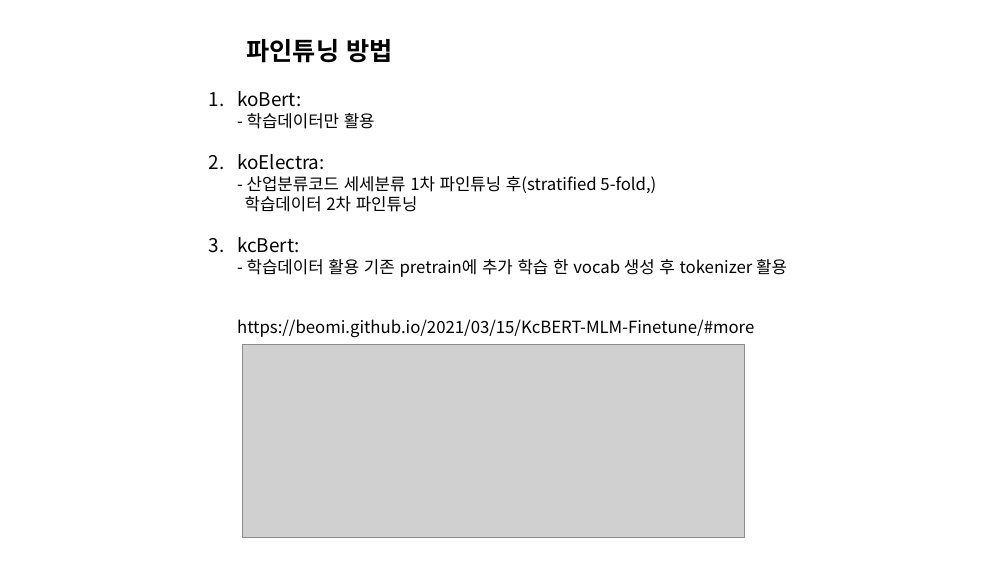
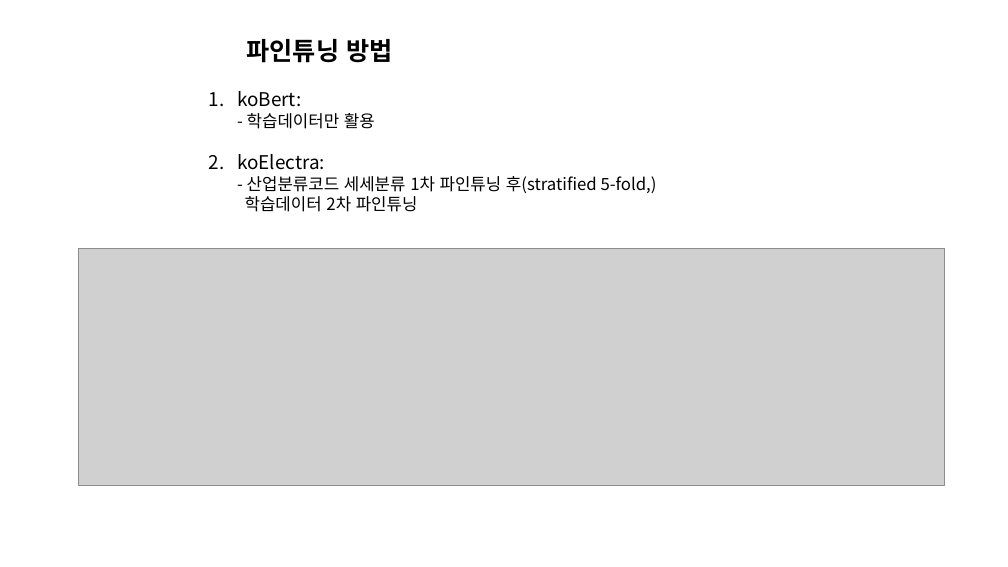
Before and after one commit to hyeonkeemin/CompetitionStudy, a slide deck: slide 2 of SDC/프레젠테이션1.pptx. Drawn at 1008x567 pixels with LibreOffice and Linux fonts; fonts in the diff are those of the drawing; grey boxes stand for pictures. Boxes give left, top, right and bottom in pixels: in the first picture for what was removed or moved away, otherwise in the second. Text is boxed around its words. In the diff, an @@ line names an element or a change of style, - is before the commit and + after.

```diff
--- a/SDC/프레젠테이션1.pptx
+++ b/SDC/프레젠테이션1.pptx
@@ text at (x1=237, y1=237, x2=787, y2=338): paragraph removed @@
-3. kcBert:
-   - 학습데이터 활용 기존 pretrain에 추가 학습 한 vocab 생성 후 tokenizer 활용
-   https://beomi.github.io/2021/03/15/KcBERT-MLM-Finetune/#more
@@ picture added at (x1=79, y1=248, x2=945, y2=485) @@
@@ picture removed at (x1=242, y1=344, x2=744, y2=537) @@
```
Also in this commit, not shown: 1 slide added.
